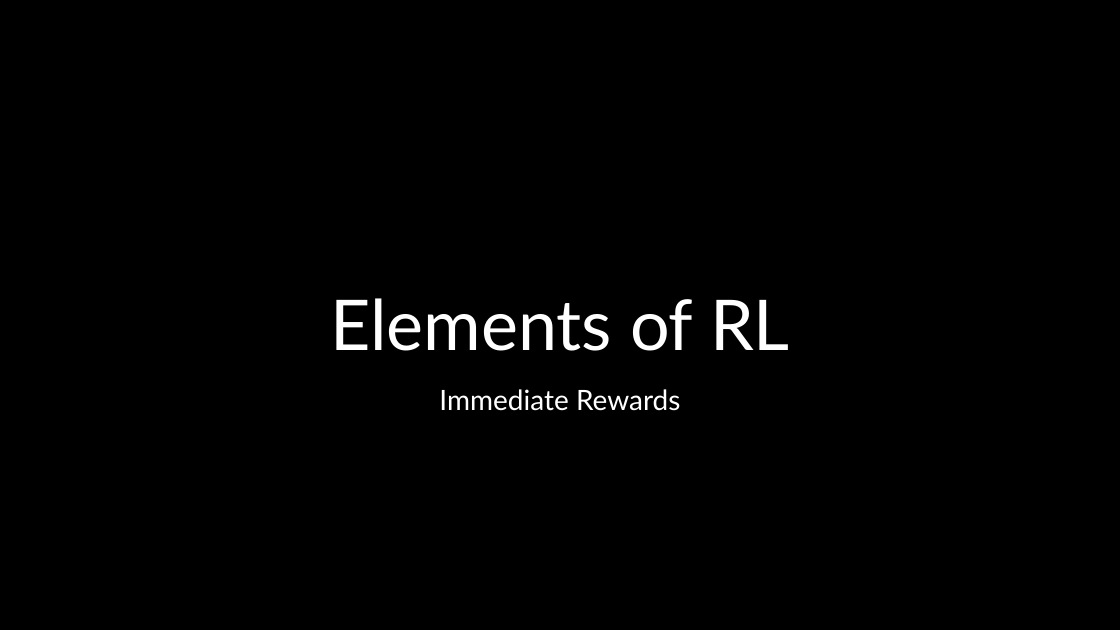
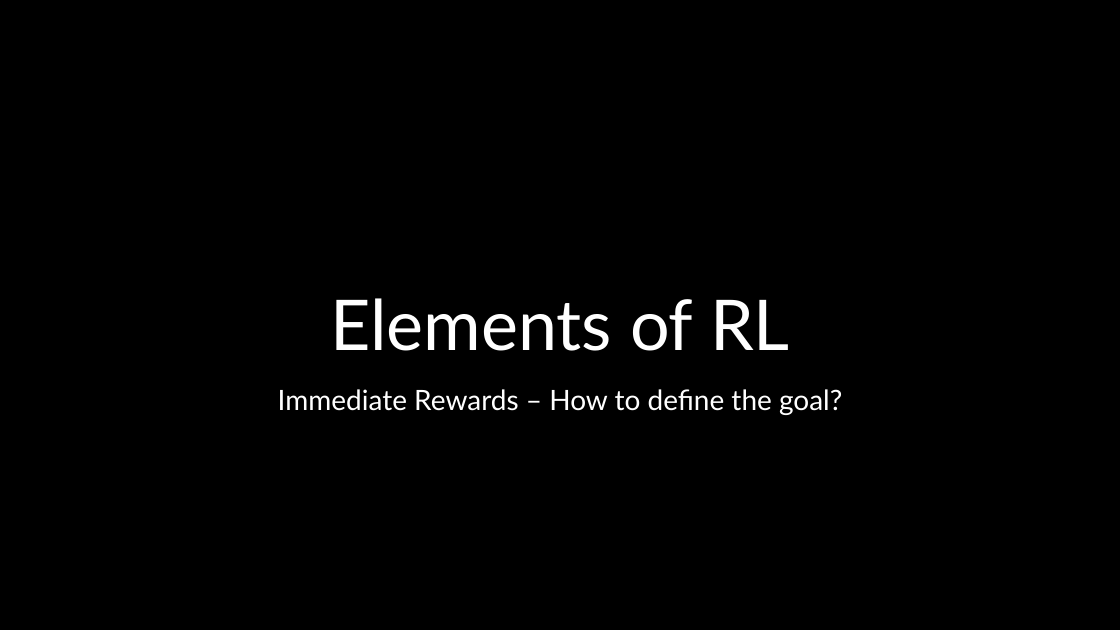
Before and after one commit to mhahsler/Introduction_to_Reinforcement_Learning, a slide deck: slide 16 of slides/Lecture_Chapter01.pptx. Drawn at 1120x630 pixels with LibreOffice and Linux fonts; fonts in the diff are those of the drawing; background and template pictures are left out. Boxes give left, top, right and bottom in pixels: in the first picture for what was removed or moved away, otherwise in the second. Text is boxed around its words. In the diff, an @@ line names an element or a change of style, - is before the commit and + after.

```diff
--- a/slides/Lecture_Chapter01.pptx
+++ b/slides/Lecture_Chapter01.pptx
@@ text at bbox=[278, 389, 842, 415]: text changed @@
-Immediate Rewards
+Immediate Rewards – How to define the goal?
```
Also in this commit, not shown: 17 other slides changed, 1 other file.
